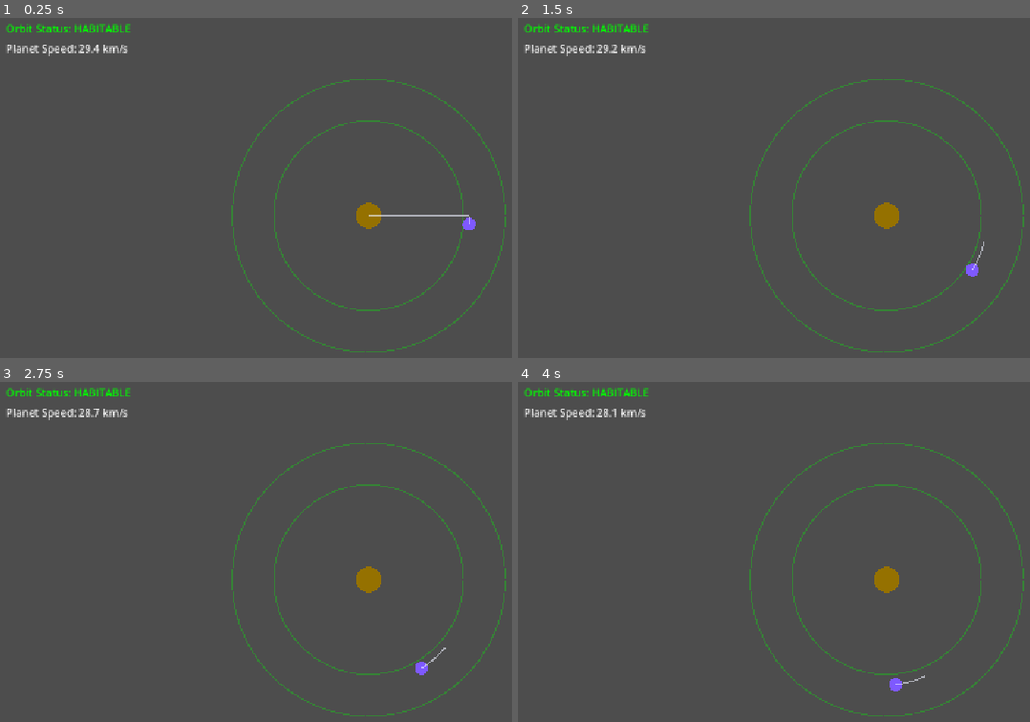
Above: before the commit, frames 1-4 (two rows, left to right).
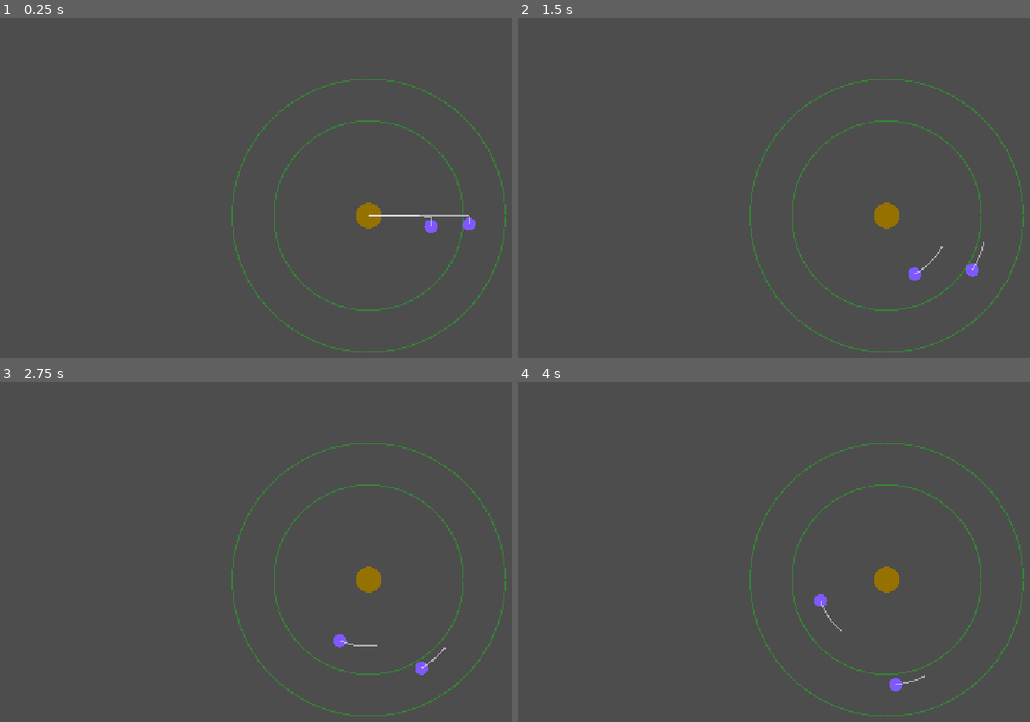
Above: after the commit, the same moments.

Repository: EvaPelko/AgriQuest
Game: Godot game, scene res://scenes/system.tscn
Two runs of this game, one before a commit and one after it. Both use one fixed random seed, a clock stepped at 60 frames per second and the inputs below.
Inputs (mouse positions are in pixels of both pictures, inside the frame that each line leads up to):
- Up to frame 1 (0.25 s): no input
- Up to frame 2 (1.5 s): tap Enter at 0.5 s; move the mouse to (outside the picture) at 0.52 s; click (outside the picture) at 0.67 s; move the mouse to (733, 235) at 1.27 s; click (733, 235) at 1.42 s
- Up to frame 3 (2.75 s): move the mouse to (445, 484) at 2.02 s; click (445, 484) at 2.17 s
- Up to frame 4 (4 s): move the mouse to (850, 664) at 2.77 s; click (850, 664) at 2.92 s; move the mouse to (outside the picture) at 3.52 s; click (outside the picture) at 3.67 s

The runs differ from the first frame. In frame 1, 0.8% of the frame differs, in the area x 1-86%, y 1-64%; in frame 2, 0.8%; in frame 3, 0.8%; in frame 4, 0.8%.

Commit message:
add second planet to system

Diff:
--- a/solar-system/scenes/planet.gd
+++ b/solar-system/scenes/planet.gd
@@ -6,14 +6,20 @@
 @export var max_trail_length: int = 50 # Controls how long the trail is
 #@export var orbit_speed: float = 20000.0
 #@export var star_gravity_strength: float = 500000.0
-# How many kilometers 1 pixel represents in the game universe
 
 @export_category("Astronomical Reference")
+# How many kilometers 1 pixel represents in the game universe
 @export var pixel_to_km_scale: float = 0.5
 
 @export_category("UI Connections")
 @export var speed_label: Label
 @export var habitability_label: Label
+
+# --- SELECTION & VISUALS ---
+var is_selected: bool = false:
+	set(value):
+		is_selected = value
+		queue_redraw()
 
 var star_node: SolarStar
 
@@ -23,6 +29,9 @@
 func _ready():
 	# unpins the line from the planet's movement
 	line_2d.top_level = true
+
+	# Start with UI labels and highlight hidden
+	set_ui_visible(false)
 
 	# wait until the scene tree is 100% finished loading
 	# before running star search
@@ -62,10 +71,9 @@
 
 		# Update the label text if it has been assigned
 		if speed_label:
-
 			# "%.1f" rounds the speed to 1 decimal place
 			speed_label.text = "Planet Speed: " + str("%.1f" % linear_speed_km) + " km/s"
-			print(str("%.1f" % linear_speed_km))
+			#print(str("%.1f" % linear_speed_km))
 		else:
 			print("Label is missing from the Inspector! Current Speed: ", linear_speed_km)
 
@@ -111,3 +119,37 @@
 		check_orbit_habitability()
 	else:
 		push_error("No star found in the 'star' group! Please check your Star node's groups.")
+
+# --- NEW CLICK DETECTION AND TOGGLE SYSTEM ---
+
+func _input_event(_viewport: Viewport, event: InputEvent, _shape_idx: int) -> void:
+	if event is InputEventMouseButton and event.button_index == MOUSE_BUTTON_LEFT and event.pressed:
+		#print("pressed!")
+		get_viewport().set_input_as_handled()
+		select_planet()
+
+func _unhandled_input(event: InputEvent) -> void:
+	if event is InputEventMouseButton and event.button_index == MOUSE_BUTTON_LEFT and event.pressed:
+		deselect_planet()
+
+func select_planet() -> void:
+	get_tree().call_group("planets", "deselect_planet")
+	set_ui_visible(true)
+
+func deselect_planet() -> void:
+	set_ui_visible(false)
+
+# Helper function to clean up UI visibility toggling
+func set_ui_visible(visible_state: bool) -> void:
+	is_selected = visible_state # This updates the variable and fires queue_redraw()
+	if speed_label:
+		speed_label.visible = visible_state
+	if habitability_label:
+		habitability_label.visible = visible_state
+
+# Builtin draw function: Draws a  vector circle when selected
+func _draw() -> void:
+	if is_selected:
+		# Draw a hollow circle around the planet center
+		# (Center, Radius: 25px, Start angle, End angle, Points, Color: Cyan, Thickness: 2.0px)
+		draw_arc(Vector2.ZERO, 25.0, 0.0, TAU, 32, Color(0.0, 1.0, 1.0, 0.8), 2.0)
--- a/solar-system/scenes/planet.tscn
+++ b/solar-system/scenes/planet.tscn
@@ -24,10 +24,9 @@
 text = "Speed: 0.0 km/s"
 metadata/_edit_use_anchors_ = true
 
-[node name="AnimatableBody2D" type="AnimatableBody2D" parent="." unique_id=1389764719 node_paths=PackedStringArray("speed_label", "habitability_label")]
+[node name="AnimatableBody2D" type="AnimatableBody2D" parent="." unique_id=1389764719]
+input_pickable = true
 script = ExtResource("1_cktii")
-speed_label = NodePath("../CanvasLayer/Label")
-habitability_label = NodePath("../CanvasLayer/Label2")
 
 [node name="CollisionShape2D" type="CollisionShape2D" parent="AnimatableBody2D" unique_id=1826593461]
 shape = SubResource("CircleShape2D_pyfwd")
--- a/solar-system/scenes/system.tscn
+++ b/solar-system/scenes/system.tscn
@@ -12,3 +12,19 @@
 [node name="EarthOrbit" type="Node2D" parent="." unique_id=362061960]
 
 [node name="Planet" parent="EarthOrbit" unique_id=1024953742 instance=ExtResource("1_68j0k")]
+
+[node name="AnimatableBody2D" parent="EarthOrbit/Planet" index="1" unique_id=1389764719 node_paths=PackedStringArray("speed_label", "habitability_label")]
+speed_label = NodePath("../CanvasLayer/Label")
+habitability_label = NodePath("../CanvasLayer/Label2")
+
+[node name="MarsOrbit" type="Node2D" parent="." unique_id=1604189839]
+
+[node name="Planet2" parent="MarsOrbit" unique_id=1294353069 instance=ExtResource("1_68j0k")]
+
+[node name="AnimatableBody2D" parent="MarsOrbit/Planet2" index="1" unique_id=1389764719 node_paths=PackedStringArray("speed_label", "habitability_label")]
+semi_major_axis = 100.0
+speed_label = NodePath("../CanvasLayer/Label")
+habitability_label = NodePath("../CanvasLayer/Label2")
+
+[editable path="EarthOrbit/Planet"]
+[editable path="MarsOrbit/Planet2"]
